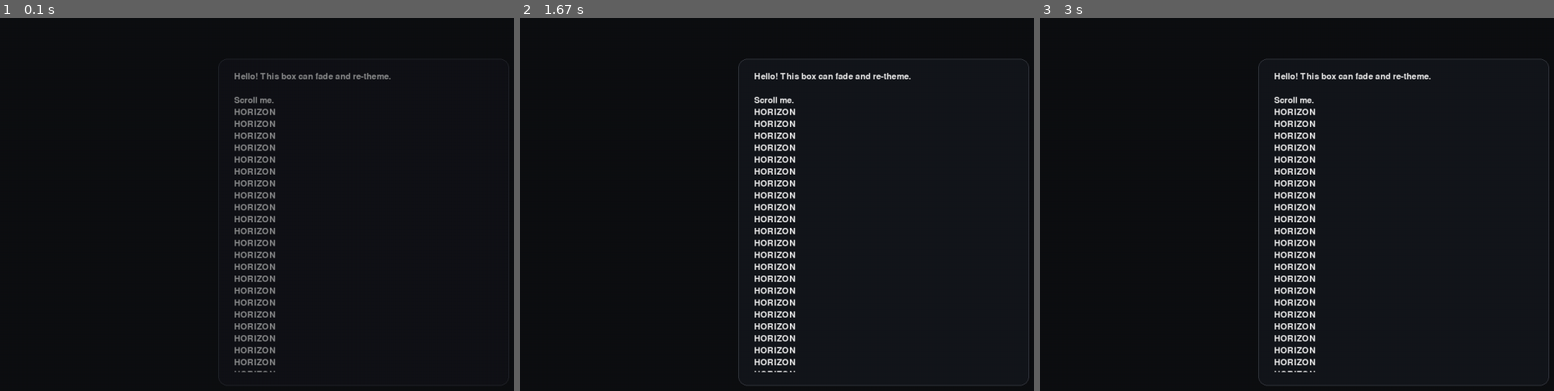
Above: before the commit, frames 1-3 (left to right).
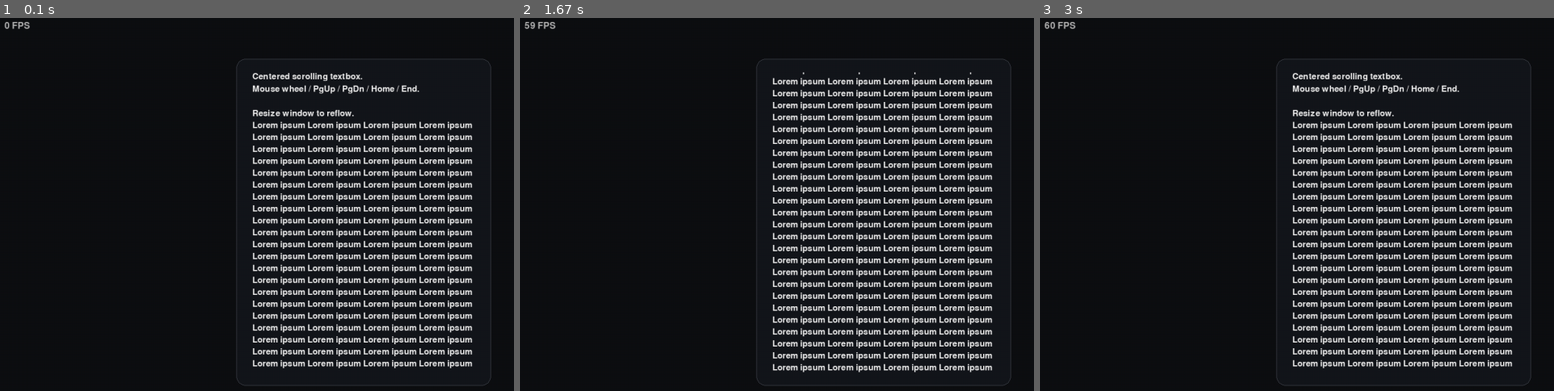
Above: after the commit, the same moments.

Repository: jhoangnguyen/solid
Game: pygame game, started from run.py
Same seed, same stepped clock (60 frames per second), same inputs: the game is played once before the commit and once after it.
Inputs:
- Up to frame 1 (0.1 s): no input
- Up to frame 2 (1.67 s): tap End at 0.33 s; tap Page Up at 0.67 s; tap Page Down at 1 s
- Up to frame 3 (3 s): tap Home at 2.33 s

The runs differ from the first frame. In frame 1, 12% of the frame differs, in the area x 0-96%, y 1-99%; in frame 2, 14%, in the area x 0-100%, y 1-99%; in frame 3, 12%.

Commit message:
Refactoring to remove magic numbers and make it configurable from a standard yaml file

Diff:
--- a/engine/app.py
+++ b/engine/app.py
@@ -3,117 +3,120 @@
 from engine.ui.style import Theme, StyleContext, compute_centered_rect
 from engine.ui.widgets.textbox import TextBox
 from engine.ui.anim import Animator, Tween
+from engine.settings import load_settings, AppCfg
 
 """
 Game Config that will be auto-instantiated with @dataclass.
 NOTE: Currently hardcoding the window size, game title, background color, and the fps.
 """
-@dataclass
-class GameConfig:
-    width: int = 1200
-    height: int = 720
-    title: str = "HORIZON"
-    bg_rgb: tuple[int, int, int] = (14, 15, 18)
-    fps: int = 60
+# @dataclass
+# class GameConfig:
+#     width: int = 1200
+#     height: int = 720
+#     title: str = "HORIZON"
+#     bg_rgb: tuple[int, int, int] = (14, 15, 18)
+#     fps: int = 60
 
 
 class GameApp:
-    def __init__(self, cfg: GameConfig):
+    def __init__(self, cfg: AppCfg):
         self.cfg = cfg
         pygame.init()
-        pygame.display.set_caption(cfg.title)
-        self.screen = pygame.display.set_mode((cfg.width, cfg.height), pygame.RESIZABLE)
-        self.clock = pygame.timeClock = pygame.time.Clock()
+        pygame.display.set_caption(cfg.window.title)
+        self.screen = pygame.display.set_mode((cfg.window.width, cfg.window.height), pygame.RESIZABLE)
+        self.clock = pygame.time.Clock()
         self.running = True
 
         # styles + animator
-        self.styles = StyleContext(Theme())
+        # self.styles = StyleContext(Theme())
         self.anim = Animator()
+        self.theme = Theme()
 
         # textbox
-        tb_rect = compute_centered_rect(self.screen, 0.4, 0.8)
-        self.textbox = TextBox(tb_rect, self.styles.current)
-        self.textbox.set_text("Hello! This box can fade and re-theme.\n\nScroll me.")
-        self.textbox.append_text("HORIZON")
-        self.textbox.append_text("HORIZON")
-        self.textbox.append_text("HORIZON")
-        self.textbox.append_text("HORIZON")
-        self.textbox.append_text("HORIZON")
-        self.textbox.append_text("HORIZON")
-        self.textbox.append_text("HORIZON")
-        self.textbox.append_text("HORIZON")
-        self.textbox.append_text("HORIZON")
-        self.textbox.append_text("HORIZON")
-        self.textbox.append_text("HORIZON")
-        self.textbox.append_text("HORIZON")
-        self.textbox.append_text("HORIZON")
-        self.textbox.append_text("HORIZON")
-        self.textbox.append_text("HORIZON")
-        self.textbox.append_text("HORIZON")
-        self.textbox.append_text("HORIZON")
-        self.textbox.append_text("HORIZON")
-        self.textbox.append_text("HORIZON")
-        self.textbox.append_text("HORIZON")
-        self.textbox.append_text("HORIZON")
-        self.textbox.append_text("HORIZON")
-        self.textbox.append_text("HORIZON")
-        self.textbox.append_text("HORIZON")
-        self.textbox.append_text("HORIZON")
-        self.textbox.append_text("HORIZON")
-        self.textbox.append_text("HORIZON")
-        self.textbox.append_text("HORIZON")
-        self.textbox.append_text("HORIZON")
-        self.textbox.append_text("HORIZON")
-        self.textbox.append_text("HORIZON")
-        self.textbox.append_text("HORIZON")
-        self.textbox.append_text("HORIZON")
-        self.textbox.append_text("HORIZON")
-        self.textbox.append_text("HORIZON")
-        self.textbox.append_text("HORIZON")
-        self.textbox.append_text("HORIZON")
-        self.textbox.append_text("HORIZON")
-        self.textbox.append_text("HORIZON")
+        tb_rect = compute_centered_rect(self.screen, cfg.textbox.width_frac, cfg.textbox.height_frac)
+        self.textbox = TextBox(tb_rect, self.theme)
+        self.textbox.set_text(
+            "Centered scrolling textbox.\n"
+            "Mouse wheel / PgUp / PgDn / Home / End.\n\n"
+            "Resize window to reflow.\n" + ("Lorem ipsum " * 120)
+        )
+        # self.textbox.set_text("Hello! This box can fade and re-theme.\n\nScroll me.")
+        # self.textbox.append_text("HORIZON")
 
         # fade-in on start
-        self.textbox.opacity = 0.0
-        self.anim.add(Tween(self.textbox, "opacity", 0.0, 1.0, 0.35))
+        # self.textbox.opacity = 0.0
+        # self.anim.add(Tween(self.textbox, "opacity", 0.0, 1.0, 0.35))
 
         # prepare an alternate theme (pretend another screen)
-        self.alt_theme = self.styles.current.derive(
-            box_bg=(32, 12, 38), box_border=(120, 60, 130), text_rgb=(245, 230, 255)
-        )
+        # self.alt_theme = self.styles.current.derive(
+        #     box_bg=(32, 12, 38), box_border=(120, 60, 130), text_rgb=(245, 230, 255)
+        # )
 
+        self.hud_font = pygame.font.Font(None, 24)
 
     def handle_input(self):
-            for e in pygame.event.get():
-                if e.type == pygame.QUIT: self.running = False
-                elif e.type == pygame.KEYDOWN:
-                    if e.key == pygame.K_ESCAPE: self.running = False
-                    elif e.key == pygame.K_t:
-                        # toggle theme with a quick fade to mask the recolor
-                        self.anim.add(Tween(self.textbox, "opacity", self.textbox.opacity, 0.0, 0.15,
-                                            on_done=lambda: self.textbox.set_theme(self.alt_theme)))
-                        self.anim.add(Tween(self.textbox, "opacity", 0.0, 1.0, 0.15))
-                    elif e.key == pygame.K_F1:
-                        # demo slide-in: animate padding top for a “drop” effect
-                        top, r, b, l = self.styles.current.padding
-                        new_theme = self.styles.current.derive(padding=(top+40, r, b, l))
-                        self.textbox.set_theme(new_theme)
-                        self.anim.add(Tween(self.textbox, "opacity", 0.6, 1.0, 0.2))
-                elif e.type == pygame.MOUSEWHEEL:
-                    self.textbox.scroll(-e.y * 40)
-                elif e.type == pygame.VIDEORESIZE:
-                    self.screen = pygame.display.set_mode((e.w, e.h), pygame.RESIZABLE)
-                    self.textbox.on_resize(compute_centered_rect(self.screen, 0.4, 0.8))
+        # for e in pygame.event.get():
+        #     if e.type == pygame.QUIT: self.running = False
+        #     elif e.type == pygame.KEYDOWN:
+        #         if e.key == pygame.K_ESCAPE: self.running = False
+        #         elif e.key == pygame.K_t:
+        #             # toggle theme with a quick fade to mask the recolor
+        #             self.anim.add(Tween(self.textbox, "opacity", self.textbox.opacity, 0.0, 0.15,
+        #                                 on_done=lambda: self.textbox.set_theme(self.alt_theme)))
+        #             self.anim.add(Tween(self.textbox, "opacity", 0.0, 1.0, 0.15))
+        #         elif e.key == pygame.K_F1:
+        #             # demo slide-in: animate padding top for a “drop” effect
+        #             top, r, b, l = self.styles.current.padding
+        #             new_theme = self.styles.current.derive(padding=(top+40, r, b, l))
+        #             self.textbox.set_theme(new_theme)
+        #             self.anim.add(Tween(self.textbox, "opacity", 0.6, 1.0, 0.2))
+        #     elif e.type == pygame.MOUSEWHEEL:
+        #         self.textbox.scroll(-e.y * 40)
+        #     elif e.type == pygame.VIDEORESIZE:
+        #         self.screen = pygame.display.set_mode((e.w, e.h), pygame.RESIZABLE)
+        #         self.textbox.on_resize(compute_centered_rect(self.screen, 0.4, 0.8))
+        for e in pygame.event.get():
+            if e.type == pygame.QUIT:
+                self.running = False
+            elif e.type == pygame.KEYDOWN:
+                if e.key == pygame.K_ESCAPE:
+                    self.running = False
+                elif e.key == pygame.K_PAGEUP:
+                    page = self.textbox.viewport_height * self.cfg.input.page_scroll_frac
+                    self.textbox.scroll(-page)
+                elif e.key == pygame.K_PAGEDOWN:
+                    page = self.textbox.viewport_height * self.cfg.input.page_scroll_frac
+                    self.textbox.scroll(+page)
+                elif e.key == pygame.K_HOME:
+                    self.textbox.scroll_to_top()
+                elif e.key == pygame.K_END:
+                    self.textbox.scroll_to_bottom()
+            elif e.type == pygame.MOUSEWHEEL:
+                self.textbox.scroll(-e.y * self.cfg.input.scroll_wheel_pixels)
+            elif e.type == pygame.VIDEORESIZE:
+                self.screen = pygame.display.set_mode((e.w, e.h), pygame.RESIZABLE)
+                new_rect = compute_centered_rect(
+                    self.screen, self.cfg.textbox.width_frac, self.cfg.textbox.height_frac
+                )
+                self.textbox.on_resize(new_rect)
 
     def update(self, dt: float):
         # Function to run on delta time to update game state. Will be blank for now.
-        self.anim.update(dt)
+        # self.anim.update(dt)
+        pass
 
     def draw(self):
-        self.screen.fill(self.cfg.bg_rgb)
+        # self.screen.fill(self.cfg.bg_rgb)
+        # self.textbox.draw(self.screen)
+        # pygame.display.flip()
+        self.screen.fill(self.cfg.window.bg_rgb)
         self.textbox.draw(self.screen)
+        fps = int(self.clock.get_fps())
+        hud = self.hud_font.render(f"{fps} FPS", True, (180, 180, 180))
+        self.screen.blit(hud, (8, 6))
         pygame.display.flip()
+
+
 
     def run(self):
         while self.running:
--- /dev/null
+++ b/engine/settings.py
@@ -0,0 +1,66 @@
+from dataclasses import dataclass, field
+from pathlib import Path
+from typing import Any
+
+try:
+    import yaml
+except Exception:
+    yaml = None
+
+@dataclass
+class WindowCfg:
+    width: int = 1280
+    height: int = 720
+    title: str = "HORIZON"
+    bg_rgb: tuple[int, int, int] = (14, 15, 18)
+
+@dataclass
+class TextboxCfg:
+    width_frac: float = 0.4
+    height_frac: float = 0.8
+
+@dataclass
+class InputCfg:
+    scroll_wheel_pixels: int = 40
+    page_scroll_frac: float = 0.9
+
+@dataclass
+class AppCfg:
+    fps: int = 60
+    window: WindowCfg = field(default_factory=WindowCfg)
+    textbox: TextboxCfg = field(default_factory=TextboxCfg)
+    input: InputCfg = field(default_factory=InputCfg)
+
+
+def _get(d: dict, path: str, default: Any):
+    cur = d
+    for part in path.split("."):
+        if not isinstance(cur, dict) or part not in cur:
+            return default
+        cur = cur[part]
+    return cur
+
+def load_settings(path: str = "game/config/defaults.yaml") -> AppCfg:
+    data = {}
+    p = Path(path)
+    if yaml and p.exists():
+        with p.open("r", encoding="utf-8") as f:
+            data = yaml.safe_load(f) or {}
+
+    return AppCfg(
+        fps=int(_get(data, "fps", 60)),
+        window=WindowCfg(
+            width=int(_get(data, "window.width", 1280)),
+            height=int(_get(data, "window.height", 720)),
+            title=str(_get(data, "window.title", "HORIZON")),
+            bg_rgb=tuple(_get(data, "window.bg_rgb", (14, 15, 18))),
+        ),
+        textbox=TextboxCfg(
+            width_frac=float(_get(data, "ui.textbox.width_frac", 0.4)),
+            height_frac=float(_get(data, "ui.textbox.height_frac", 0.8)),
+        ),
+        input=InputCfg(
+            scroll_wheel_pixels=int(_get(data, "input.scroll_wheel_pixels", 40)),
+            page_scroll_frac=float(_get(data, "input.page_scroll_frac", 0.9)),
+        ),
+    )
--- a/engine/ui/widgets/textbox.py
+++ b/engine/ui/widgets/textbox.py
@@ -24,7 +24,7 @@
 
 from __future__ import annotations
 
-from typing import List, Tuple
+from typing import List
 import pygame
 
 from engine.ui.style import Theme
--- a/game/config/defaults.yaml
+++ b/game/config/defaults.yaml
@@ -1,5 +1,16 @@
-width: 1280
-height: 720
-title: HORIZON
-bg_rgb: [14, 15, 18]
 fps: 60
+
+window:
+  width: 1280
+  height: 720
+  title: HORIZON
+  bg_rgb: [14, 15, 18]
+
+ui:
+  textbox:
+    width_frac: 0.35    # width = 30% of window
+    height_frac: 0.8   # height = 80% of window
+
+input:
+  scroll_wheel_pixels: 40
+  page_scroll_frac: 0.9
--- a/run.py
+++ b/run.py
@@ -5,24 +5,11 @@
 except Exception:
     yaml = None
 
-from engine.app import GameApp, GameConfig
-
-def load_config() -> GameConfig:
-    cfg_path = Path("game/config/defaults.yaml")
-    if yaml and cfg_path.exists():
-        with cfg_path.open("r", encoding="utf-8") as f:
-            data = yaml.safe_load(f) or {}
-        return GameConfig(
-            width=int(data.get("width", 1200)),
-            height=int(data.get("heihgt", 720)),
-            title=str(data.get("title", "HORIZON")),
-            bg_rgb=tuple(data.get("bg_rgb", (14, 15, 18))),
-            fps=int(data.get("fps", 60))
-        )
-    return GameConfig()
+from engine.app import GameApp
+from engine.settings import load_settings
 
 def main():
-    app = GameApp(load_config())
+    app = GameApp(load_settings())
     app.run()
 
 if __name__ == "__main__":
